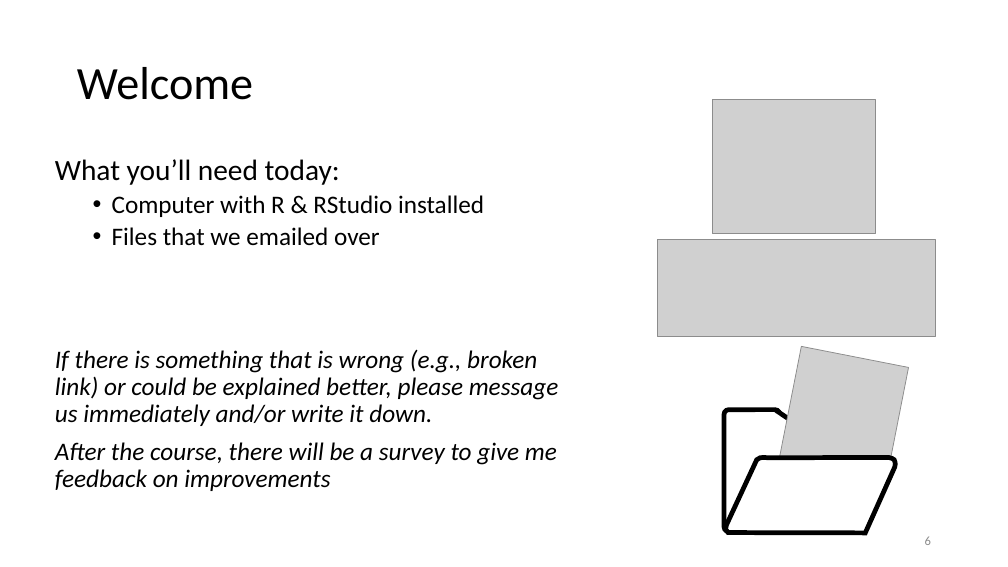
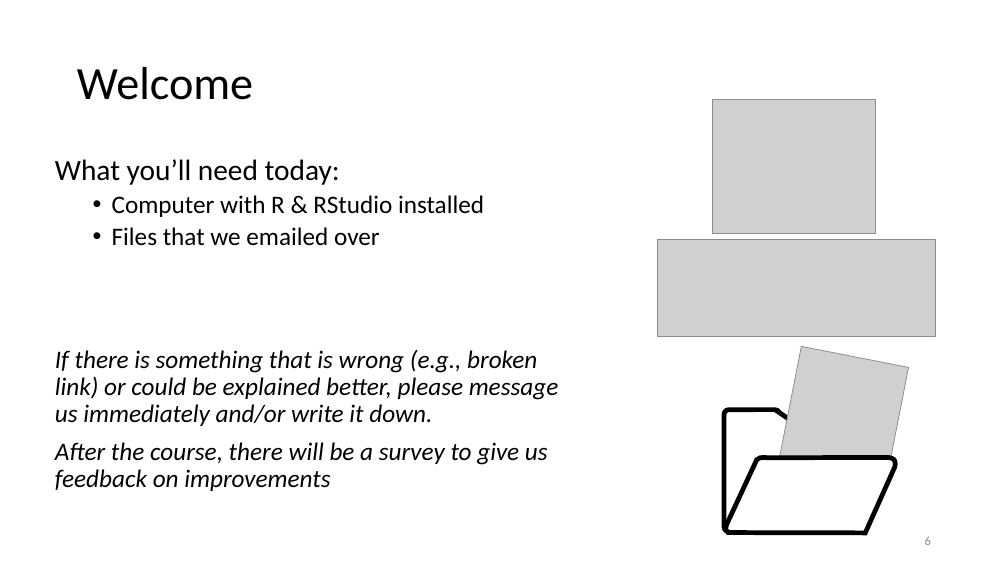
Before and after one commit to justinpriest/ADFG_R_Intro_Workshop, a slide deck: slide 6 of presentations/1 - Welcome and motivation.pptx. Drawn at 1008x567 pixels with LibreOffice and Linux fonts; fonts in the diff are those of the drawing; grey boxes stand for pictures. Boxes give left, top, right and bottom in pixels: in the first picture for what was removed or moved away, otherwise in the second. Text is boxed around its words. In the diff, an @@ line names an element or a change of style, - is before the commit and + after.

```diff
--- a/presentations/1 - Welcome and motivation.pptx
+++ b/presentations/1 - Welcome and motivation.pptx
@@ text at bbox=[55, 442, 548, 491]: text changed @@
-After the course, there will be a survey to give me feedback on improvements
+After the course, there will be a survey to give us feedback on improvements
```
Also in this commit, not shown: 5 other files.
